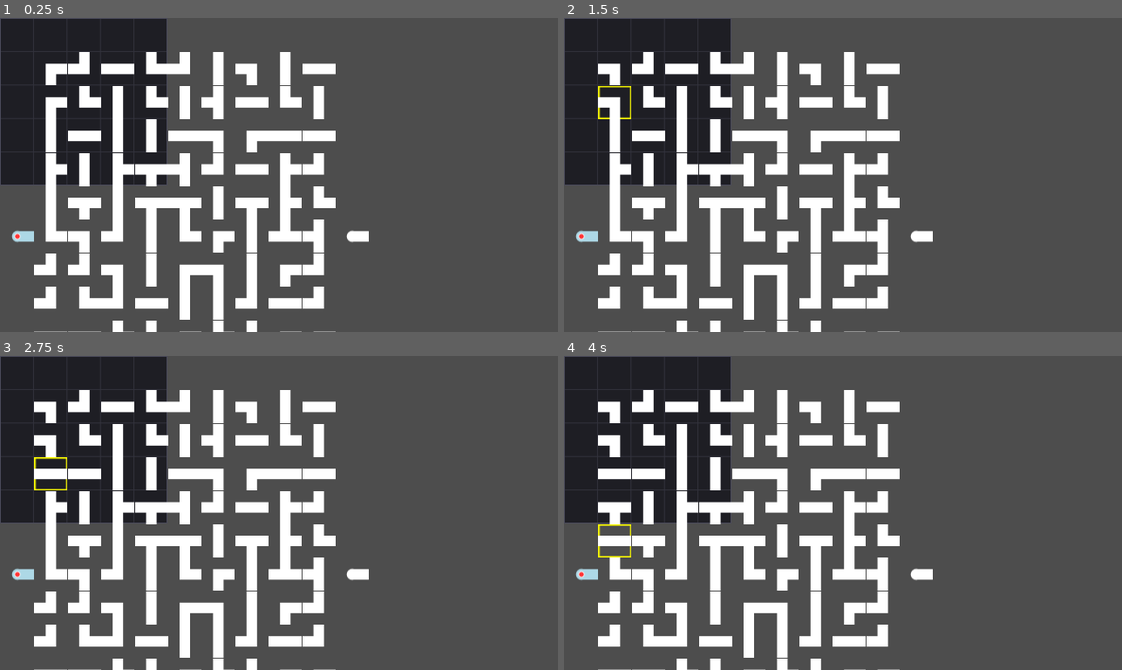
Above: before the commit, frames 1-4 (two rows, left to right).
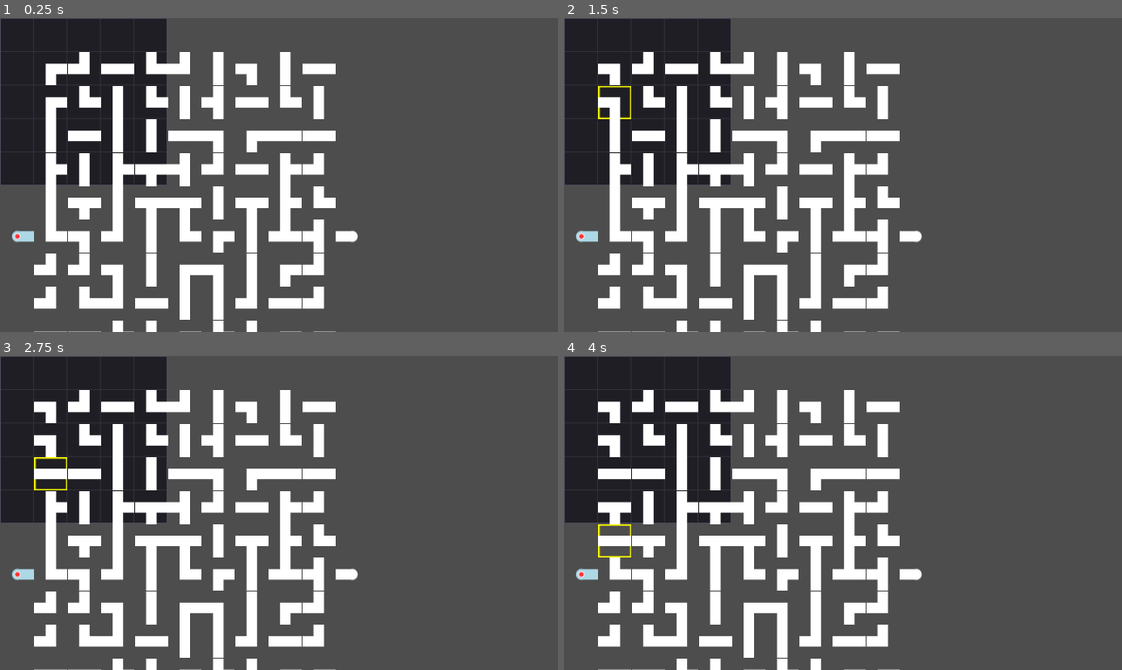
Above: after the commit, the same moments.

Repository: RedBlueCarrots/GMTK-2026
Game: Godot game, scene res://Scenes/pipe_minigame.tscn
Same seed, same stepped clock (60 frames per second), same inputs: the game is played once before the commit and once after it. This scene is started directly instead of the project's main scene.
Inputs (mouse positions are in pixels of both pictures, inside the frame that each line leads up to):
- Up to frame 1 (0.25 s): no input
- Up to frame 2 (1.5 s): tap Enter at 0.5 s; move the mouse to (614, 68) at 0.52 s; click (614, 68) at 0.67 s; tap Space at 1.25 s; move the mouse to (614, 102) at 1.27 s; click (614, 102) at 1.42 s
- Up to frame 3 (2.75 s): tap Enter at 2 s; move the mouse to (50, 475) at 2.02 s; click (50, 475) at 2.17 s
- Up to frame 4 (4 s): tap Space at 2.75 s; move the mouse to (614, 506) at 2.77 s; click (614, 506) at 2.92 s; tap Enter at 3.5 s; move the mouse to (614, 541) at 3.52 s; click (614, 541) at 3.67 s

The runs differ from the first frame. In frame 1, 0.2% of the frame differs, in the area x 60-67%, y 67-72%; in frame 2, 0.2%; in frame 3, 0.2%; in frame 4, 0.2%.

Commit message:
sink direction fix

Diff:
--- a/Scenes/pipe_minigame.gd
+++ b/Scenes/pipe_minigame.gd
@@ -76,7 +76,7 @@
 	sink_piece.position = _cell_to_pixel(sink_position)
 	sink_piece.type = PipePiece.PipeType.SINK
 	sink_piece.shape = PipePiece.PipeShape.END
-	sink_piece.rotation_degrees = _end_direction_to_degrees(source_direction)
+	sink_piece.rotation_degrees = _end_direction_to_degrees(sink_direction)
 	sink_piece.setup_pipe()
 	grid[sink_position.x][sink_position.y] = sink_piece
 
